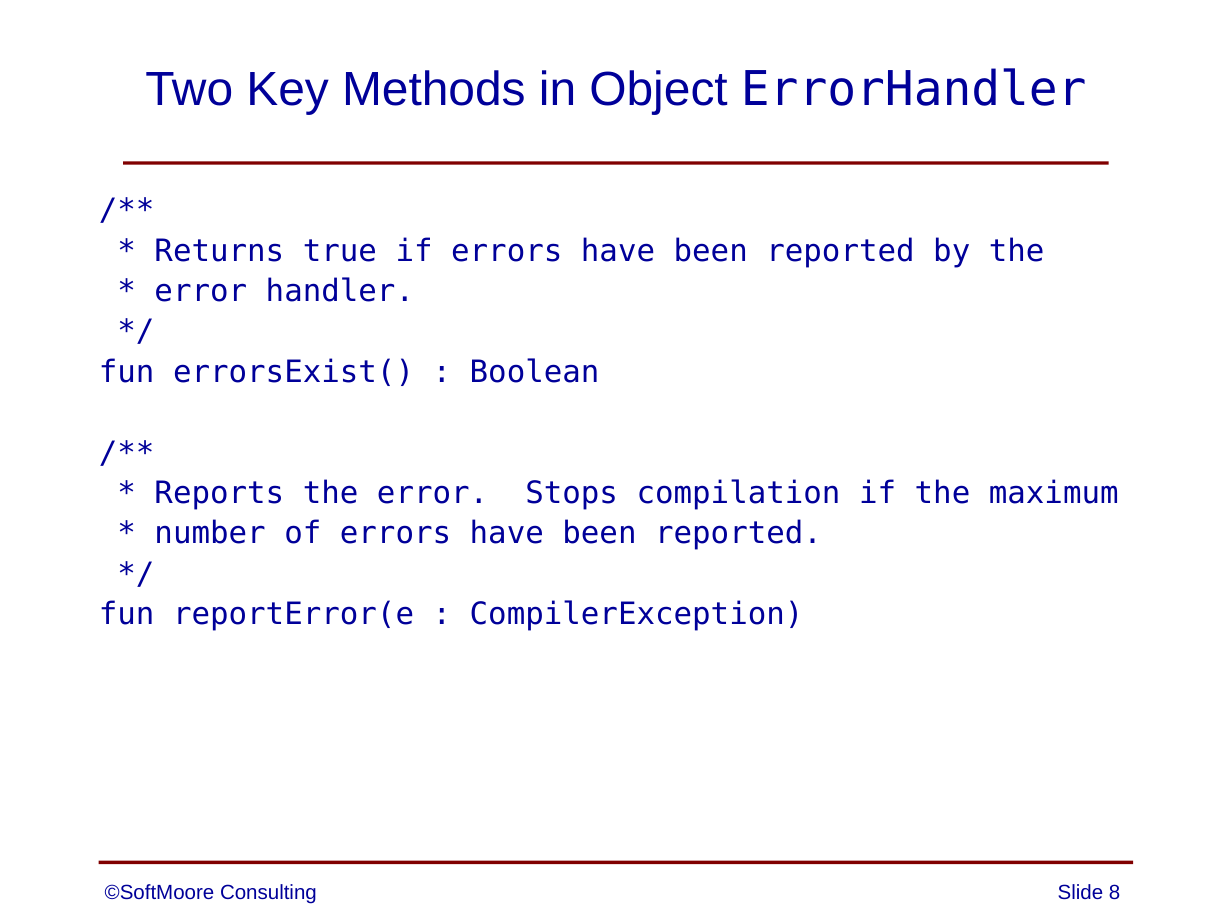
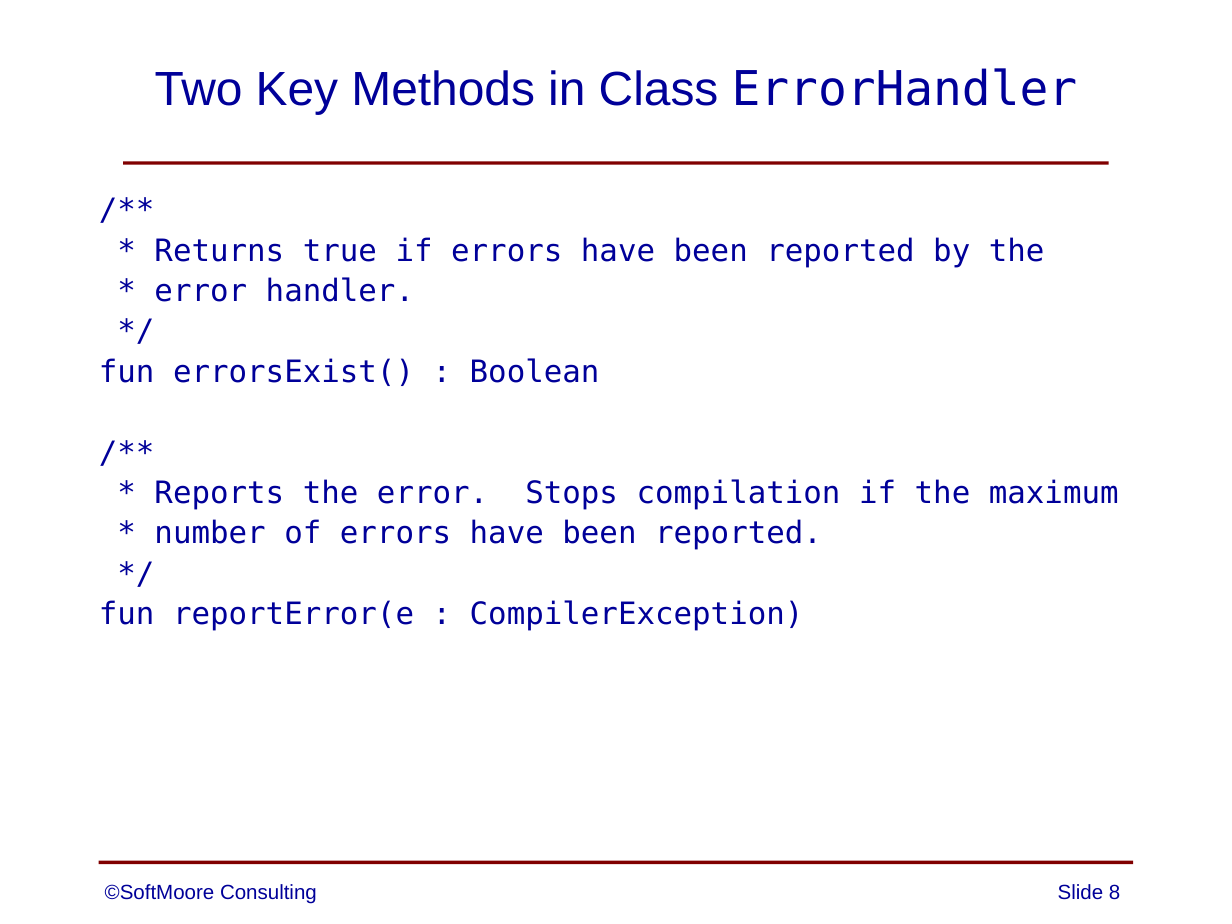
Before and after one commit to SoftMoore/CPRL-Kt, a slide deck: slide 8 of PowerPoint/07 - Error Handling.pptx. Drawn at 1232x924 pixels with LibreOffice and Linux fonts; fonts in the diff are those of the drawing. Boxes give left, top, right and bottom in pixels: in the first picture for what was removed or moved away, otherwise in the second. Text is boxed around its words. In the diff, an @@ line names an element or a change of style, - is before the commit and + after.

Commit message:
several minor changes to slides and class TestSource

```diff
--- a/PowerPoint/07 - Error Handling.pptx
+++ b/PowerPoint/07 - Error Handling.pptx
@@ title at (x1=155, y1=68, x2=1078, y2=114): text changed @@
-Two Key Methods in Object ErrorHandler
+Two Key Methods in Class ErrorHandler
```
Also in this commit, not shown: 5 other slides changed, 3 other files.
